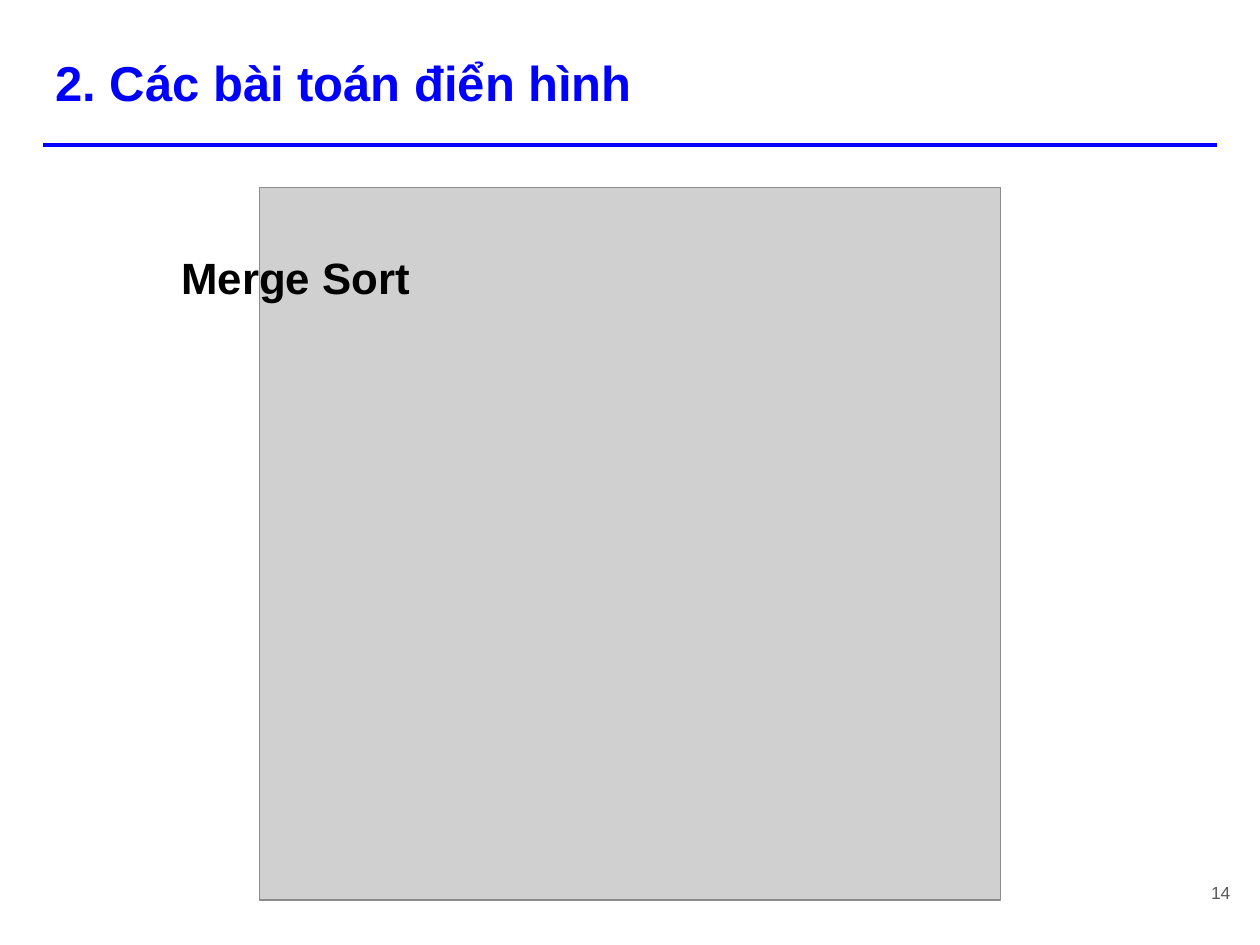
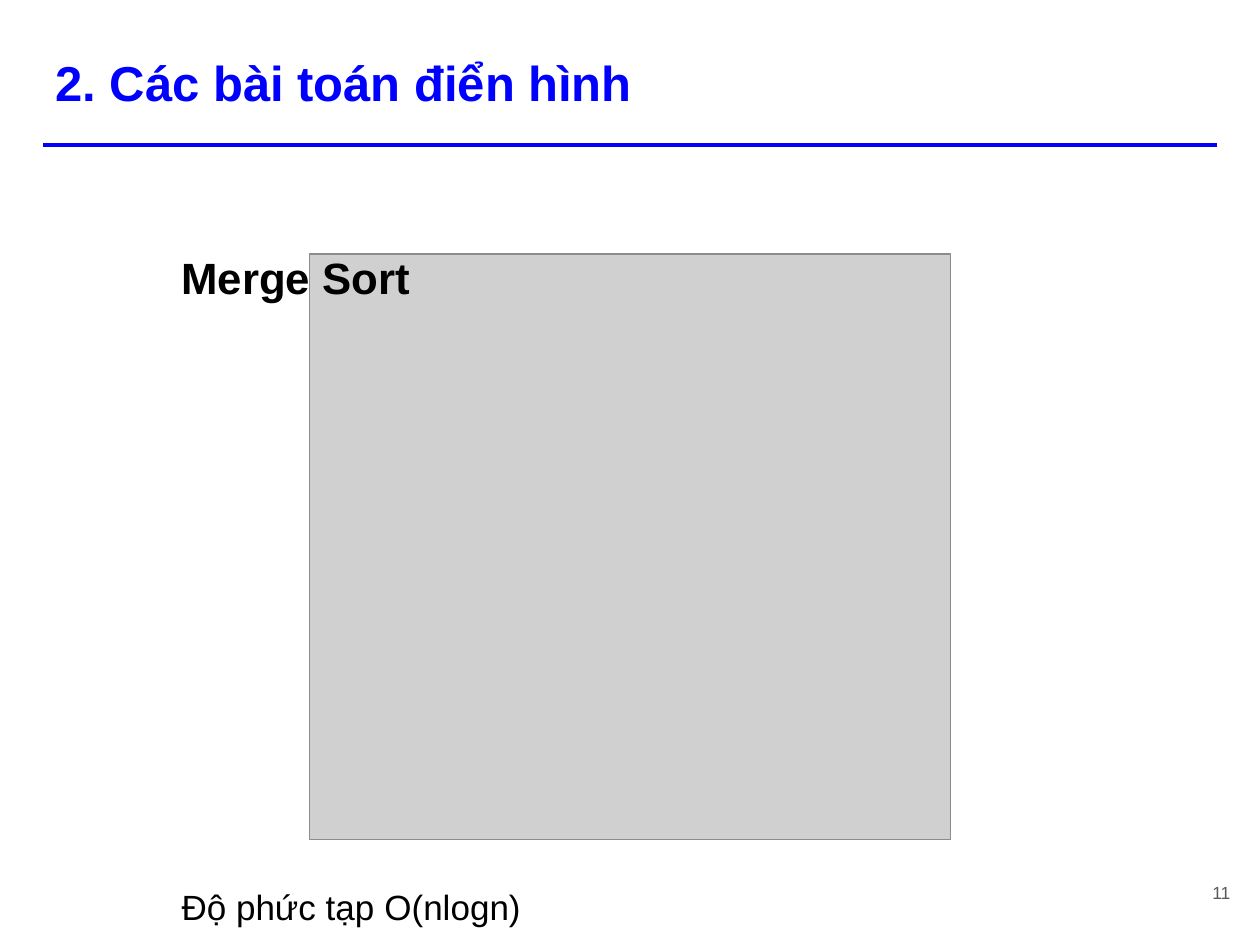
Before and after one commit to tiennvcs/CS112.L11.KHTN-DesignAnalysisAlgorithm, a slide deck: slide 11 of Seminar_DivideandConquer/[Seminar] Divide and Conquer.pptx (slide 14 before the commit). Drawn at 1260x945 pixels with LibreOffice and Linux fonts; fonts in the diff are those of the drawing; grey boxes stand for pictures. Boxes give left, top, right and bottom in pixels: in the first picture for what was removed or moved away, otherwise in the second. Text is boxed around its words. In the diff, an @@ line names an element or a change of style, - is before the commit and + after.

```diff
--- a/Seminar_DivideandConquer/[Seminar] Divide and Conquer.pptx
+++ b/Seminar_DivideandConquer/[Seminar] Divide and Conquer.pptx
@@ picture: place and size @@
-picture at [260, 188, 1000, 901]
+picture at [310, 255, 950, 840]
@@ text at [182, 894, 520, 927]: paragraph added @@
+Độ phức tạp O(nlogn)
@@ page number at [1212, 887, 1230, 899]: text changed @@
-14
+11
```
Also in this commit, not shown: 16 other slides changed, 1 slide added, 3 slides removed.
